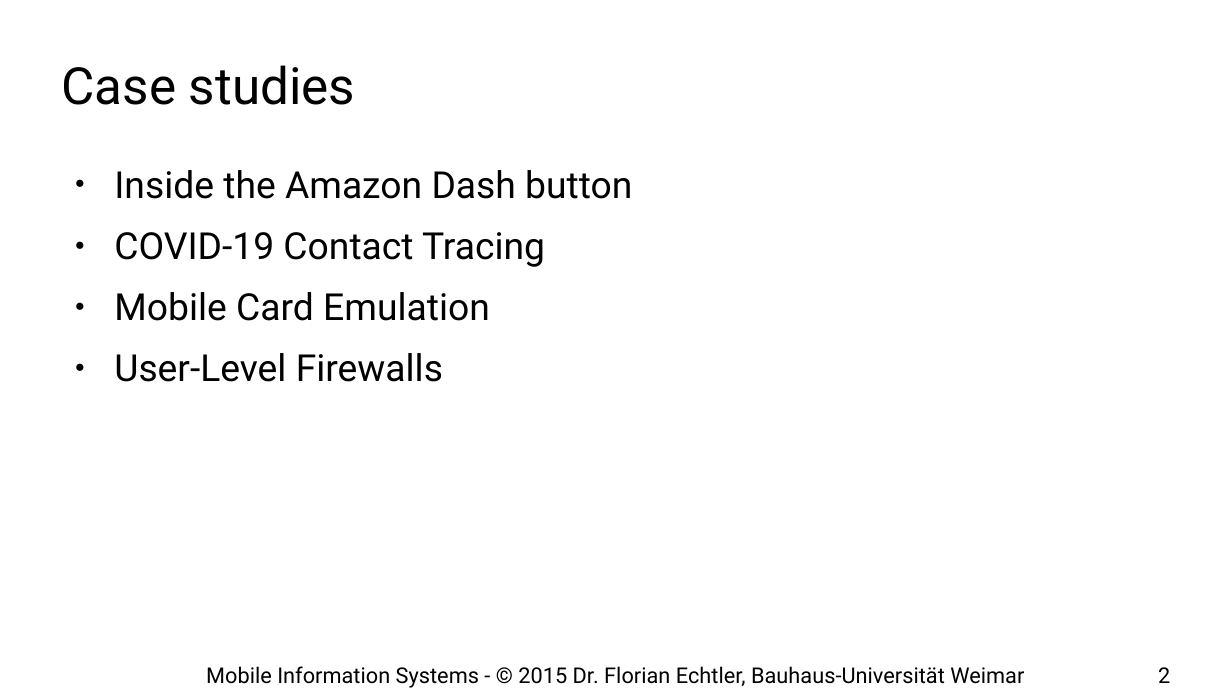
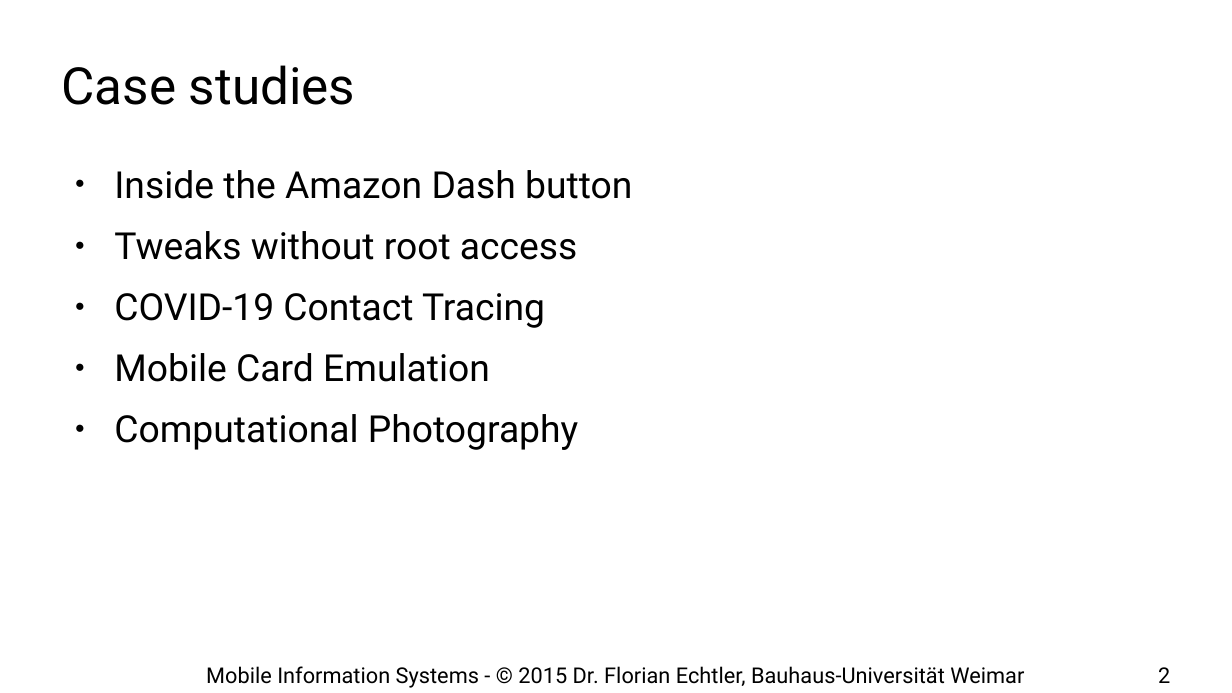
Before and after one commit to floe/mobile-information-systems, a slide deck: slide 2 of 11-case-studies.odp. Drawn at 1232x693 pixels with LibreOffice and Linux fonts; fonts in the diff are those of the drawing; background and template pictures are left out. Boxes give left, top, right and bottom in pixels: in the first picture for what was removed or moved away, otherwise in the second. Text is boxed around its words. In the diff, an @@ line names an element or a change of style, - is before the commit and + after.

```diff
--- a/11-case-studies.odp
+++ b/11-case-studies.odp
@@ text at bbox=[114, 231, 577, 260]: paragraph added @@
+● Tweaks without root access
@@ text at bbox=[114, 414, 578, 450]: text changed @@
-● User-Level Firewalls
+● Computational Photography
```
Also in this commit, not shown: 4 other slides changed, 7 slides added.
